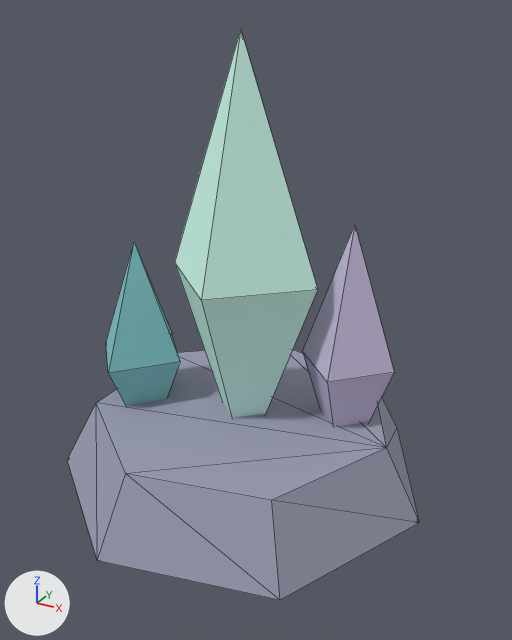
What one commit did to the OBJ model art/AetherCrystal.obj.
Camera for both pictures: a 50 mm lens placed at (2.64, -4.58, 2.63), pointed at (0.16, -0.06, 0.37). Lighting does not change. The marker at lower left points along +X, +Y and +Z. The first picture is the older version. Mesh edges are drawn as thin lines. Where no turn or scale is listed for an object, it has been applied to the vertices.

The first picture shows 'AetherCrystal'.
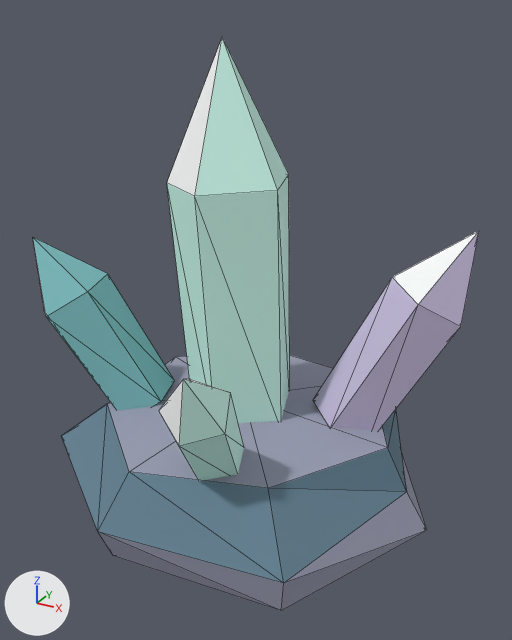
Changed parts and their boxes [x1, y1, x2, y2] in the pictures (512 x 640 px):
'AetherCrystal', reshaped (26% wider)
    before: [67, 29, 420, 600]
    after: [33, 38, 479, 611]
part 1 of me_aethercrystal, rebuilt
    before: [67, 350, 420, 600]
    after: [61, 355, 427, 611]
part 2 of me_aethercrystal, rebuilt
    before: [303, 225, 394, 427]
    after: [313, 231, 479, 429]
part 3 of me_aethercrystal, rebuilt
    before: [106, 242, 180, 405]
    after: [33, 238, 175, 410]
part 4 of me_aethercrystal, rebuilt (14% narrower)
    before: [175, 29, 318, 418]
    after: [167, 38, 290, 424]
part 5 of me_aethercrystal, added
    after: [159, 379, 244, 481]

What changed in the scene script:
```text
Add mat_shade6:
    mat_shade6 = principled_material('Shade6')
    mat_shade6.base_color = (0.125, 0.216, 0.282)  # blue #638091
    mat_shade6.roughness = 1.0
Add mat_shade13:
    mat_shade13 = principled_material('Shade13')
    mat_shade13.base_color = (0.957, 0.973, 0.973)  # white #fafcfc
    mat_shade13.roughness = 1.0
Change me_aethercrystal:
    used by ob_aethercrystal; location = (0.0, 0.0, 0.0)
    remove me_aethercrystal.from_pydata(...)  # 32 vertices, 48 faces; spans x -1.44..1.6, y -1.56..1.56, z -1.15..2.5
    add me_aethercrystal.from_pydata(...)  # 66 vertices, 112 faces; spans x -1.67..1.67, y -1.53..1.53, z -1.15..2.45
    me_aethercrystal part 1: the loose piece of 14 vertices spanning x -1.44..1.6, y -1.56..1.56, z -1.1..-0.5 is rebuilt with 22 vertices and now spans x -1.48..1.67, y -1.53..1.53, z -1.15..-0.4
    me_aethercrystal part 2: the loose piece of 6 vertices spanning x 0.4..1.2, y -0.1..0.7, z -1.15..1.15 is rebuilt with 11 vertices and now spans x 0.54..1.64, y 0.0..0.87, z -0.69..1.11
    me_aethercrystal part 3: the loose piece of 6 vertices spanning x -1.3..-0.5, y -0.65..0.25, z -1.1..0.9 is rebuilt with 11 vertices and now spans x -1.67..-0.59, y -0.78..0.01, z -0.71..0.91
    me_aethercrystal part 4: the loose piece of 6 vertices spanning x -0.65..0.65, y -0.6..0.6, z -1.1..2.5 is rebuilt with 11 vertices and now spans x -0.57..0.43, y -0.5..0.41, z -0.57..2.45
    me_aethercrystal part 5
    11 vertices are added at x -0.02..0.57, y -1.42..-0.58, z -0.67..0.55
    16 new faces join them, mat_shade5 (green #cefaed)
    2 new faces join them, mat_shade13 (white #fafcfc)
    add me_aethercrystal.materials.append(mat_shade6)  # blue #638091
    add me_aethercrystal.materials.append(mat_shade13)  # white #fafcfc
```
